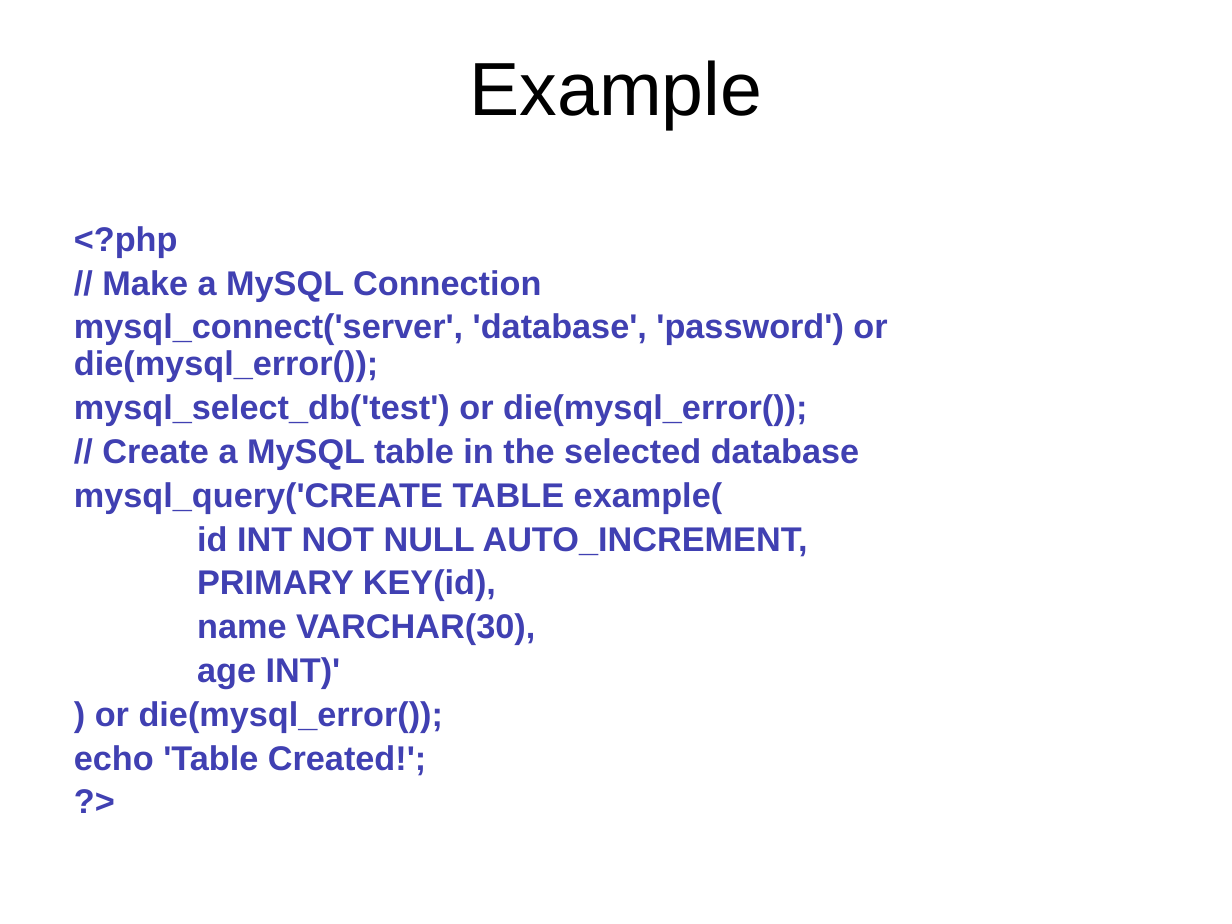
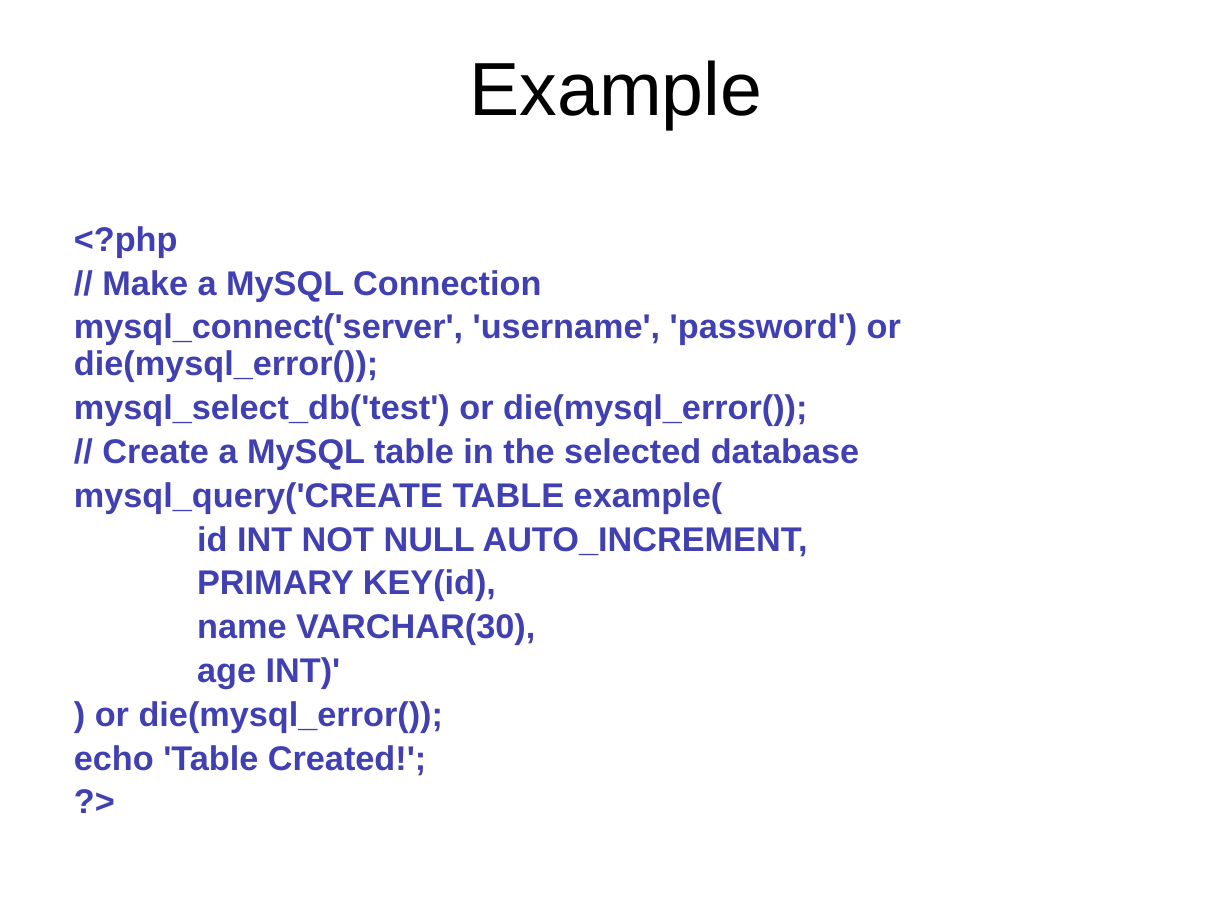
Before and after one commit to pingovn/pingo-webbasic-with-php, a slide deck: slide 39 of slides/Pingo - PHP Basics - Database - MySQL.pptx (slide 40 before the commit). Drawn at 1232x924 pixels with LibreOffice and Linux fonts; fonts in the diff are those of the drawing; background and template pictures are left out. Boxes give left, top, right and bottom in pixels: in the first picture for what was removed or moved away, otherwise in the second. Text is boxed around its words. In the diff, an @@ line names an element or a change of style, - is before the commit and + after.

```diff
--- a/slides/Pingo - PHP Basics - Database - MySQL.pptx
+++ b/slides/Pingo - PHP Basics - Database - MySQL.pptx
@@ text at (x1=74, y1=313, x2=901, y2=382): text changed @@
-mysql_connect('server', 'database', 'password') or die(mysql_error());
+mysql_connect('server', 'username', 'password') or die(mysql_error());
```
Also in this commit, not shown: 7 other slides changed, 4 slides removed.
